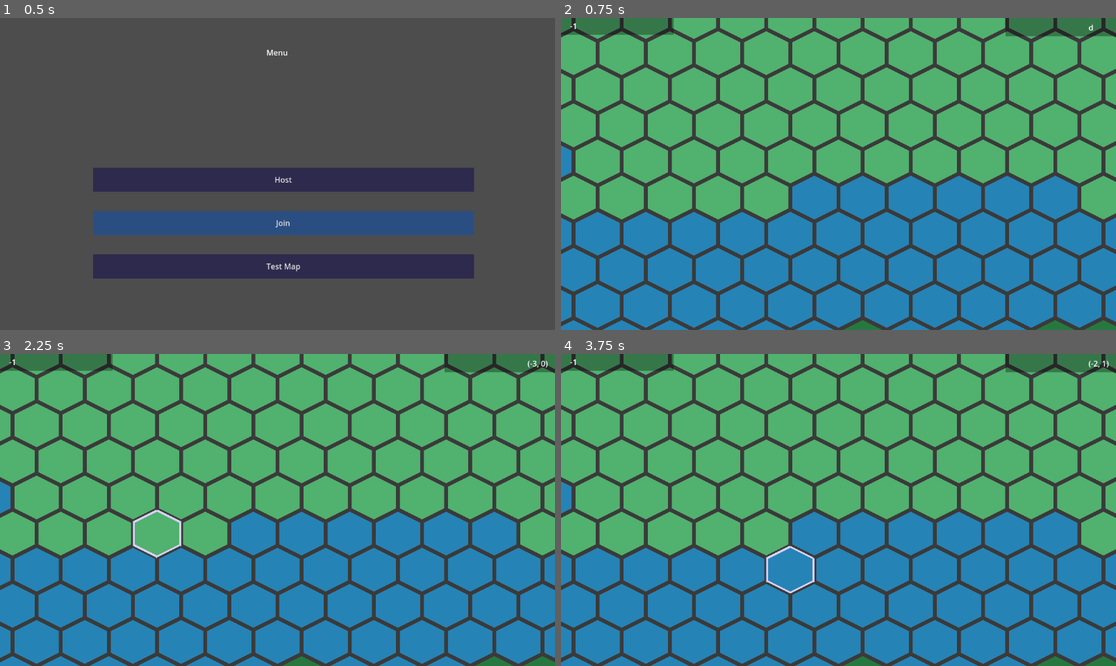
Above: before the commit, frames 1-4 (two rows, left to right).
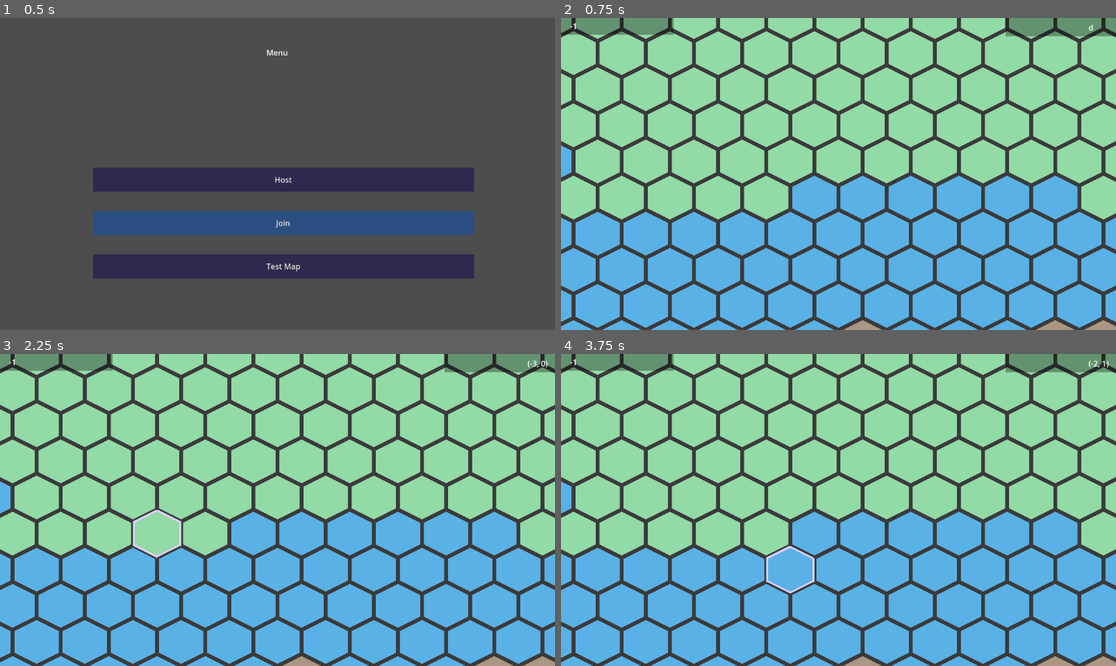
Above: after the commit, the same moments.

Repository: DragonCat4012/Shyv_Game
Game: Godot game, scene res://Scenes/menu.tscn
The game is run twice, just before and just after one commit, with the same random seed, the same clock (stepped at 60 frames per second) and the same inputs.
Inputs (mouse positions are in pixels of both pictures, inside the frame that each line leads up to):
- Up to frame 1 (0.5 s): no input
- Up to frame 2 (0.75 s): click "Test Map" at 0.5 s
- Up to frame 3 (2.25 s): tap Enter at 1.25 s; move the mouse to (399, 494) at 1.27 s; right-click (399, 494) at 1.35 s; tap Space at 2 s; move the mouse to (166, 525) at 2.02 s; click (166, 525) at 2.1 s
- Up to frame 4 (3.75 s): tap Enter at 2.75 s; move the mouse to (894, 441) at 2.77 s; right-click (894, 441) at 2.85 s; tap Space at 3.5 s; move the mouse to (810, 572) at 3.52 s; click (810, 572) at 3.6 s

Frame 1 is identical in both runs. In frame 2, 83% of the frame differs, in the area x 0-100%, y 0-100%; in frame 3, 83%; in frame 4, 83%.

Commit message:
Update tiles

Diff:
--- a/project.godot
+++ b/project.godot
@@ -21,6 +21,10 @@
 SceneManager="*res://Global/SceneManager.gd"
 LobbyManager="*res://Scenes/Lobby/LobbyManager.gd"
 EventSystem="*res://Global/EventSystem.gd"
+
+[display]
+
+window/size/resizable=false
 
 [input]
 
Binary file changed: Graphics/Tiles.png
